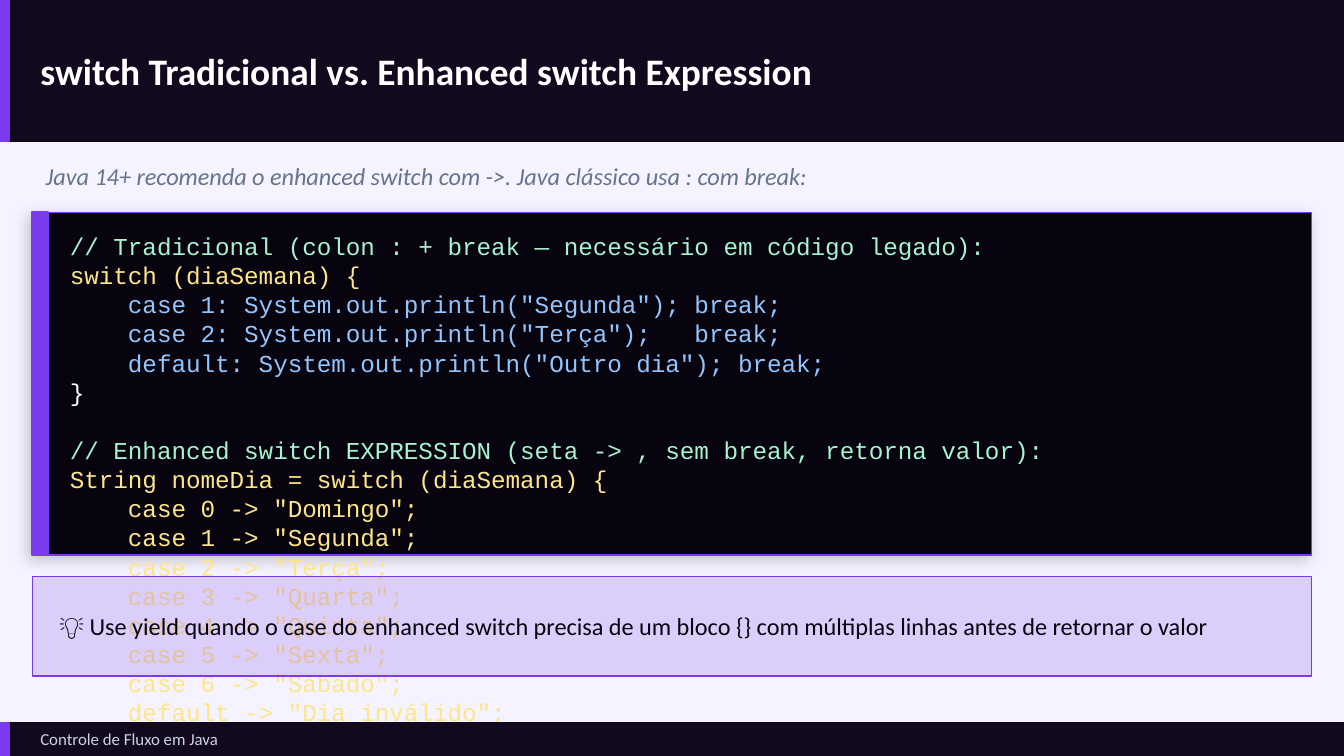
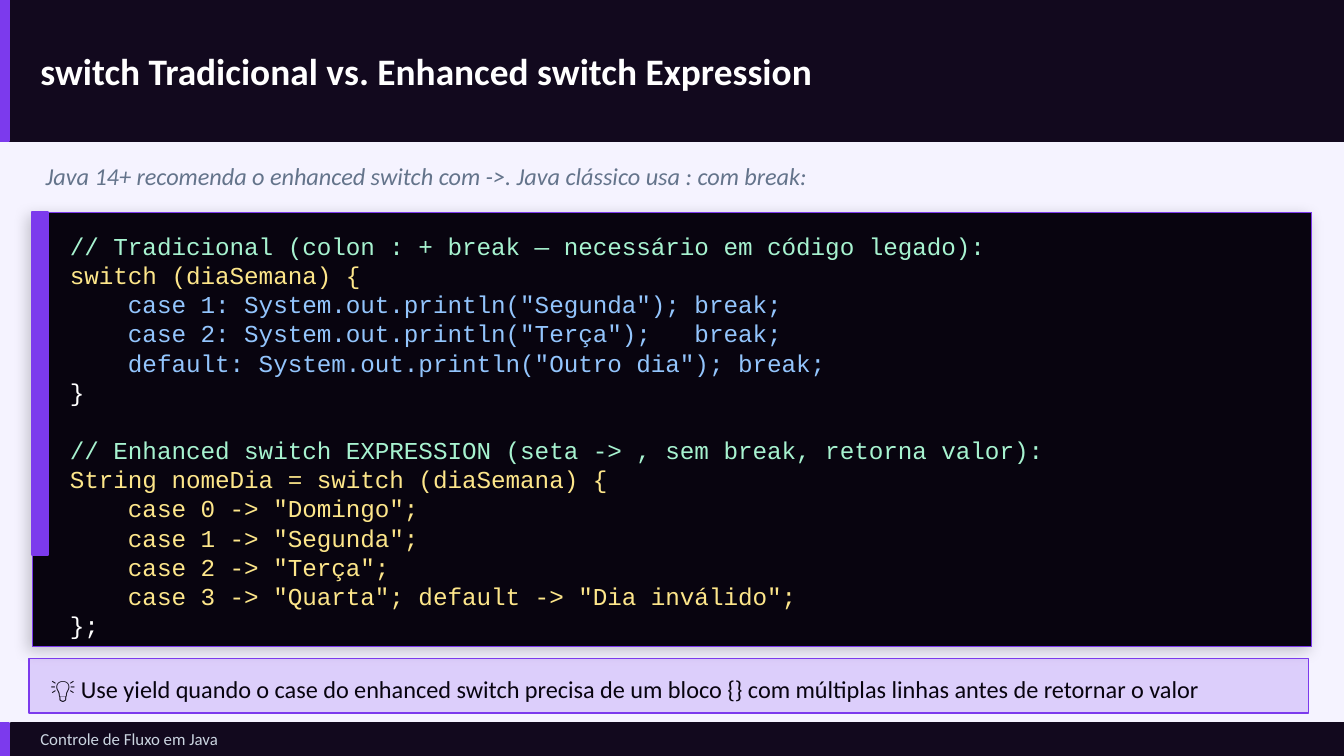
Before and after one commit to GustavoJ-dev/JavaStudiesHub, a slide deck: slide 5 of src/module04/content/Controle-de-Fluxo-em-Java.pptx. Drawn at 1344x756 pixels with LibreOffice and Linux fonts; fonts in the diff are those of the drawing. Boxes give left, top, right and bottom in pixels: in the first picture for what was removed or moved away, otherwise in the second. Text is boxed around its words. In the diff, an @@ line names an element or a change of style, - is before the commit and + after.

```diff
--- a/src/module04/content/Controle-de-Fluxo-em-Java.pptx
+++ b/src/module04/content/Controle-de-Fluxo-em-Java.pptx
@@ rectangle: place and size @@
-rectangle at box(32, 212, 1312, 555)
+rectangle at box(32, 212, 1312, 646)
@@ text at box(128, 587, 796, 610): text changed @@
-case 3 -> "Quarta";
-case 4 -> "Quinta";
-case 5 -> "Sexta";
-case 6 -> "Sábado";
-default -> "Dia inválido";
+case 3 -> "Quarta"; default -> "Dia inválido";
@@ rectangle: place and size @@
-rectangle at box(32, 577, 1312, 676)
+rectangle at box(28, 659, 1308, 714)
@@ text "💡 Use yield quando o ...": place and size @@
-text "💡 Use yield quando o ..." at box(90, 616, 1207, 639)
+text "💡 Use yield quando o ..." at box(81, 681, 1198, 702)
@@ rectangle: place and size @@
-rectangle at box(0, 723, 1344, 755)
+rectangle at box(11, 723, 1344, 755)
```
Also in this commit, not shown: 4 other slides changed, 15 other files.
